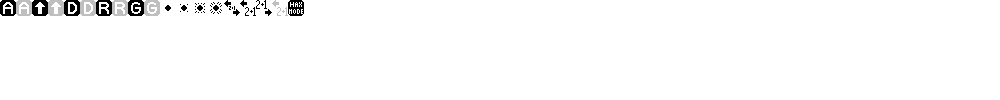
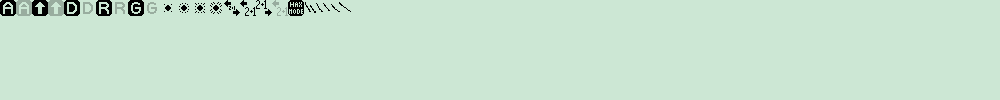
Comparing the layer stacks of the two 1000×100 images. Changes:
painted on "Attivati" over [67, 2, 189, 14]
painted on "Disattivati" over [80, 0, 160, 16]
added layer "Layer" over [0, 0, 1000, 100]
